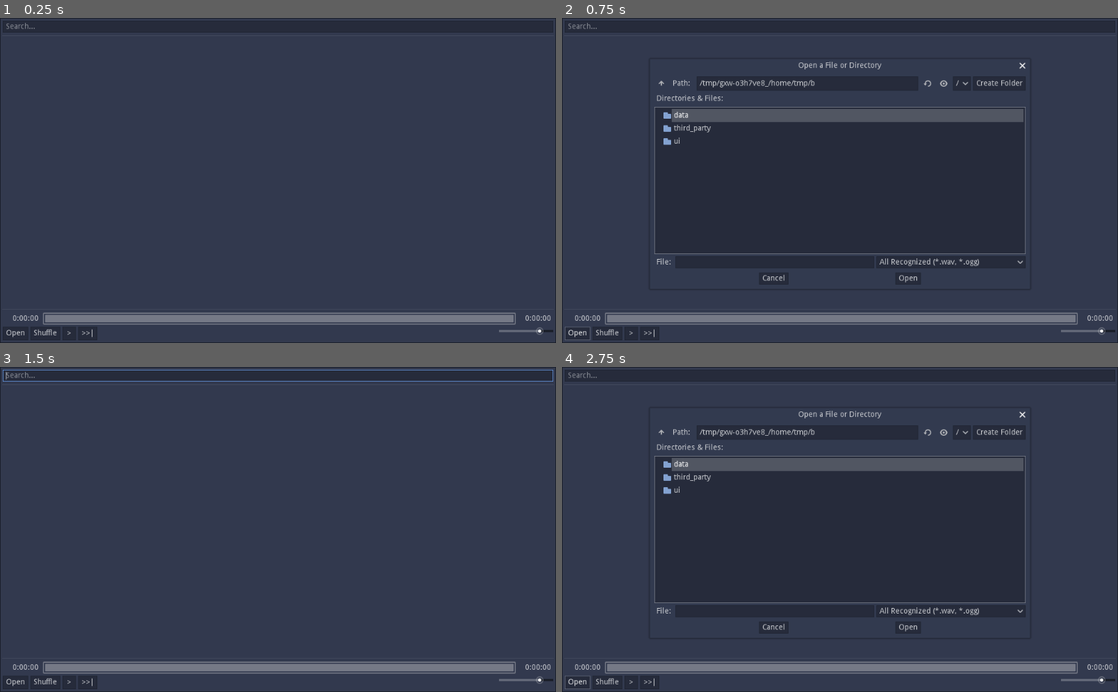
Above: before the commit, frames 1-4 (two rows, left to right).
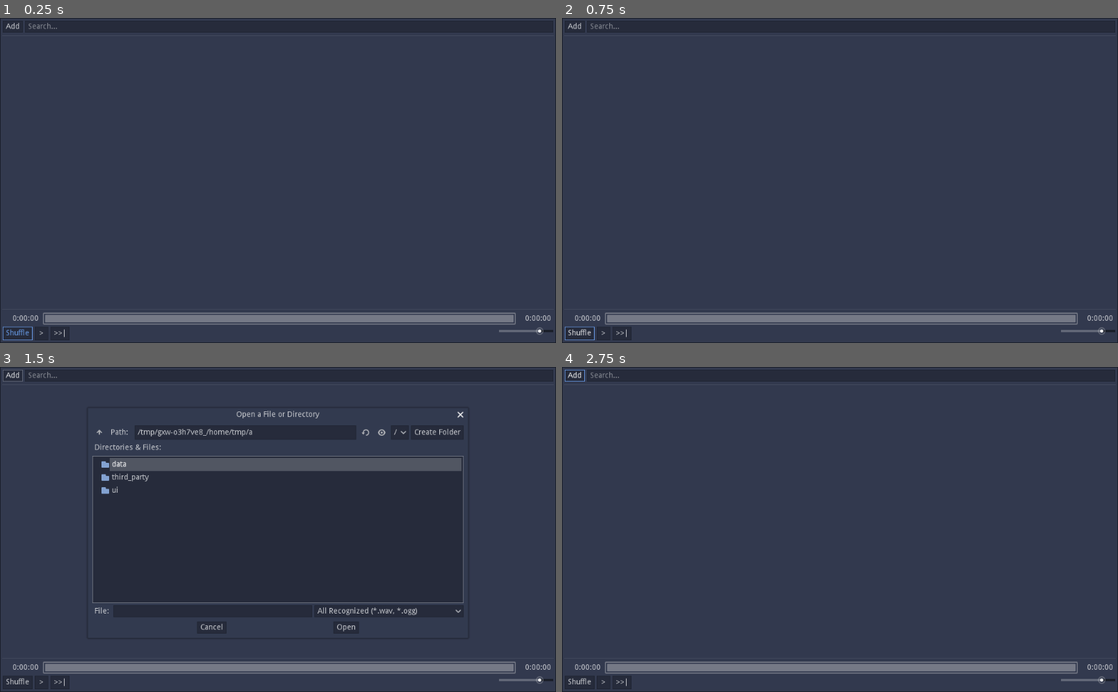
Above: after the commit, the same moments.

Repository: Wcubed/simple_music_player
Game: Godot game, scene res://ui/main.tscn
Same seed, same stepped clock (60 frames per second), same inputs: the game is played once before the commit and once after it.
Inputs (mouse positions are in pixels of both pictures, inside the frame that each line leads up to):
- Up to frame 1 (0.25 s): no input
- Up to frame 2 (0.75 s): click (578, 333) at 0.5 s, where only the run before the commit has a clickable "Open"
- Up to frame 3 (1.5 s): click (11, 376) at 1.25 s, where only the run after the commit has a clickable "Add"
- Up to frame 4 (2.75 s): click "Open" at 2 s

The runs differ from the first frame. In frame 1, 0.2% of the frame differs, in the area x 0-18%, y 0-100%; in frame 2, 4.2%; in frame 3, 4.5%, in the area x 0-100%, y 0-100%; in frame 4, 4.2%.

Commit message:
* Moved "open" button to the playlist controls. Shuffle is on by default and the random number generator is re-seeded on launch.

Diff:
--- a/data/playlist.gd
+++ b/data/playlist.gd
@@ -23,7 +23,8 @@
 
 # Called when the node enters the scene tree for the first time.
 func _ready():
-	pass # Replace with function body.
+	# Make sure the shuffle is different each time the program is run.
+	randomize()
 
 
 func get_songs() -> Array:
--- a/project.godot
+++ b/project.godot
@@ -43,6 +43,16 @@
 "events": [ Object(InputEventMouseButton,"resource_local_to_scene":false,"resource_name":"","device":-1,"alt":false,"sh …(213 unchanged characters)…
  ]
 }
+music_play_pause={
+"deadzone": 0.5,
+"events": [ Object(InputEventKey,"resource_local_to_scene":false,"resource_name":"","device":0,"alt":false,"shift":false,"control":false,"meta":false,"command":false,"pressed":false,"scancode":33554431,"unicode":0,"echo":false,"script":null)
+ ]
+}
+music_next={
+"deadzone": 0.5,
+"events": [ Object(InputEventKey,"resource_local_to_scene":false,"resource_name":"","device":0,"alt":false,"shift":false,"control":false,"meta":false,"command":false,"pressed":false,"scancode":16777295,"unicode":0,"echo":false,"script":null)
+ ]
+}
 
 [rendering]
 
--- a/ui/main.gd
+++ b/ui/main.gd
@@ -110,6 +110,16 @@
 		_seek_timecode(_stream_player.get_playback_position() - 10)
 		get_tree().set_input_as_handled()
 
+	elif event.is_action_pressed("music_next"):
+		_play_next_song()
+		get_tree().set_input_as_handled()
+
+	elif event.is_action_pressed("music_play_pause"):
+		if _stream_player.stream_paused:
+			_play_audio()
+		else:
+			_pause_audio()
+
 
 func _on_PlaybackControls_pause_requested():
 	_pause_audio()
@@ -121,10 +131,6 @@
 
 func _on_PlaybackControls_seek_requested(seconds: float):
 	_seek_timecode(seconds)
-
-
-func _on_PlaybackControls_open_file_requested():
-	_show_file_popup()
 
 
 func _on_AudioStreamPlayer_finished():
@@ -153,3 +159,7 @@
 
 func _on_PlaybackControls_volume_change_requested(new_volume: float):
 	_set_volume(new_volume)
+
+
+func _on_PlaylistUi_add_song_requested():
+	_show_file_popup()
--- a/ui/main.tscn
+++ b/ui/main.tscn
@@ -59,9 +59,9 @@
 current_path = "/WybeData/Library/Music/"
 [connection signal="finished" from="AudioStreamPlayer" to="." method="_on_AudioStreamPlayer_finished"]
 [connection signal="timeout" from="UpdateTimer" to="." method="_on_UpdateTimer_timeout"]
+[connection signal="add_song_requested" from="VBoxContainer/PlaylistUi" to="." method="_on_PlaylistUi_add_song_requested"]
 [connection signal="play_song_by_index_requested" from="VBoxContainer/PlaylistUi" to="." method="_on_PlaylistUi_play_song_by_index_requested"]
 [connection signal="next_song_requested" from="VBoxContainer/PlaybackControls" to="." method="_on_PlaybackControls_next_song_requested"]
-[connection signal="open_file_requested" from="VBoxContainer/PlaybackControls" to="." method="_on_PlaybackControls_open_file_requested"]
 [connection signal="pause_requested" from="VBoxContainer/PlaybackControls" to="." method="_on_PlaybackControls_pause_requested"]
 [connection signal="play_requested" from="VBoxContainer/PlaybackControls" to="." method="_on_PlaybackControls_play_requested"]
 [connection signal="seek_requested" from="VBoxContainer/PlaybackControls" to="." method="_on_PlaybackControls_seek_requested"]
--- a/ui/playback_controls.gd
+++ b/ui/playback_controls.gd
@@ -3,7 +3,6 @@
 signal play_requested()
 signal pause_requested()
 signal seek_requested(seconds)
-signal open_file_requested()
 signal next_song_requested()
 # Volume is in range [0, 1]
 signal volume_change_requested(new_volume)
@@ -92,10 +91,6 @@
 		_seek_to_current_mouse_position()
 
 
-func _on_OpenButton_pressed():
-	emit_signal("open_file_requested")
-
-
 func _on_NextSongButton_pressed():
 	emit_signal("next_song_requested")
 
--- a/ui/playback_controls.tscn
+++ b/ui/playback_controls.tscn
@@ -43,32 +43,27 @@
 margin_right = 1024.0
 margin_bottom = 51.0
 
-[node name="OpenButton" type="Button" parent="BottomContainer"]
-margin_right = 47.0
-margin_bottom = 25.0
-text = "Open"
-
 [node name="ShuffleButton" type="Button" parent="BottomContainer"]
-margin_left = 51.0
-margin_right = 106.0
+margin_right = 55.0
 margin_bottom = 25.0
 toggle_mode = true
+pressed = true
 text = "Shuffle"
 
 [node name="PlayPauseButton" type="Button" parent="BottomContainer"]
-margin_left = 110.0
-margin_right = 135.0
+margin_left = 59.0
+margin_right = 84.0
 margin_bottom = 25.0
 rect_min_size = Vector2( 25, 25 )
 
 [node name="NextSongButton" type="Button" parent="BottomContainer"]
-margin_left = 139.0
-margin_right = 174.0
+margin_left = 88.0
+margin_right = 123.0
 margin_bottom = 25.0
 text = ">>|"
 
 [node name="SongTitleLabel" type="Label" parent="BottomContainer"]
-margin_left = 178.0
+margin_left = 127.0
 margin_top = 1.0
 margin_right = 920.0
 margin_bottom = 23.0
@@ -83,7 +78,6 @@
 max_value = 1.0
 step = 0.1
 [connection signal="gui_input" from="TopContainer/SongProgress" to="." method="_on_SongProgress_gui_input"]
-[connection signal="pressed" from="BottomContainer/OpenButton" to="." method="_on_OpenButton_pressed"]
 [connection signal="pressed" from="BottomContainer/PlayPauseButton" to="." method="_on_PlayPauseButton_pressed"]
 [connection signal="pressed" from="BottomContainer/NextSongButton" to="." method="_on_NextSongButton_pressed"]
 [connection signal="value_changed" from="BottomContainer/VolumeSlider" to="." method="_on_VolumeSlider_value_changed"]
--- a/ui/playlist_ui.gd
+++ b/ui/playlist_ui.gd
@@ -2,6 +2,7 @@
 
 
 signal play_song_by_index_requested(idx)
+signal add_song_requested()
 
 
 var PlaylistEntry := preload("playlist_entry.tscn")
@@ -81,3 +82,7 @@
 	if event.is_action_pressed("ui_cancel"):
 		_clear_search_edit()
 		get_tree().set_input_as_handled()
+
+
+func _on_AddSongButton_pressed():
+	emit_signal("add_song_requested")
--- a/ui/playlist_ui.tscn
+++ b/ui/playlist_ui.tscn
@@ -15,7 +15,13 @@
 margin_right = 1024.0
 margin_bottom = 22.0
 
+[node name="AddSongButton" type="Button" parent="HBoxContainer"]
+margin_right = 37.0
+margin_bottom = 22.0
+text = "Add"
+
 [node name="SearchEdit" type="LineEdit" parent="HBoxContainer"]
+margin_left = 41.0
 margin_right = 1024.0
 margin_bottom = 22.0
 size_flags_horizontal = 3
@@ -52,6 +58,7 @@
 __meta__ = {
 "_edit_use_anchors_": false
 }
+[connection signal="pressed" from="HBoxContainer/AddSongButton" to="." method="_on_AddSongButton_pressed"]
 [connection signal="gui_input" from="HBoxContainer/SearchEdit" to="." method="_on_SearchEdit_gui_input"]
 [connection signal="text_changed" from="HBoxContainer/SearchEdit" to="." method="_on_SearchEdit_text_changed"]
 [connection signal="pressed" from="HBoxContainer/ClearButton" to="." method="_on_ClearButton_pressed"]
Not shown, changed: README.md
